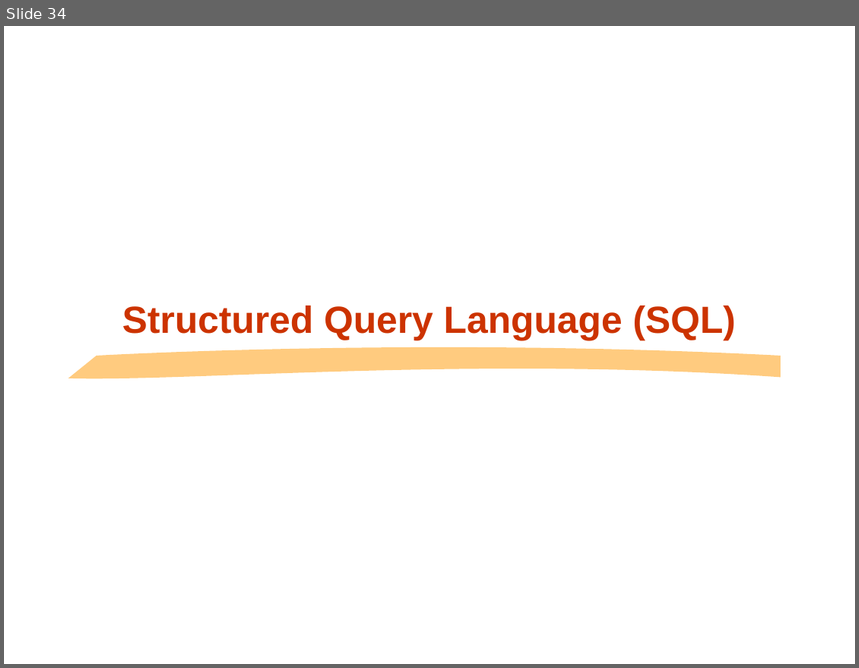
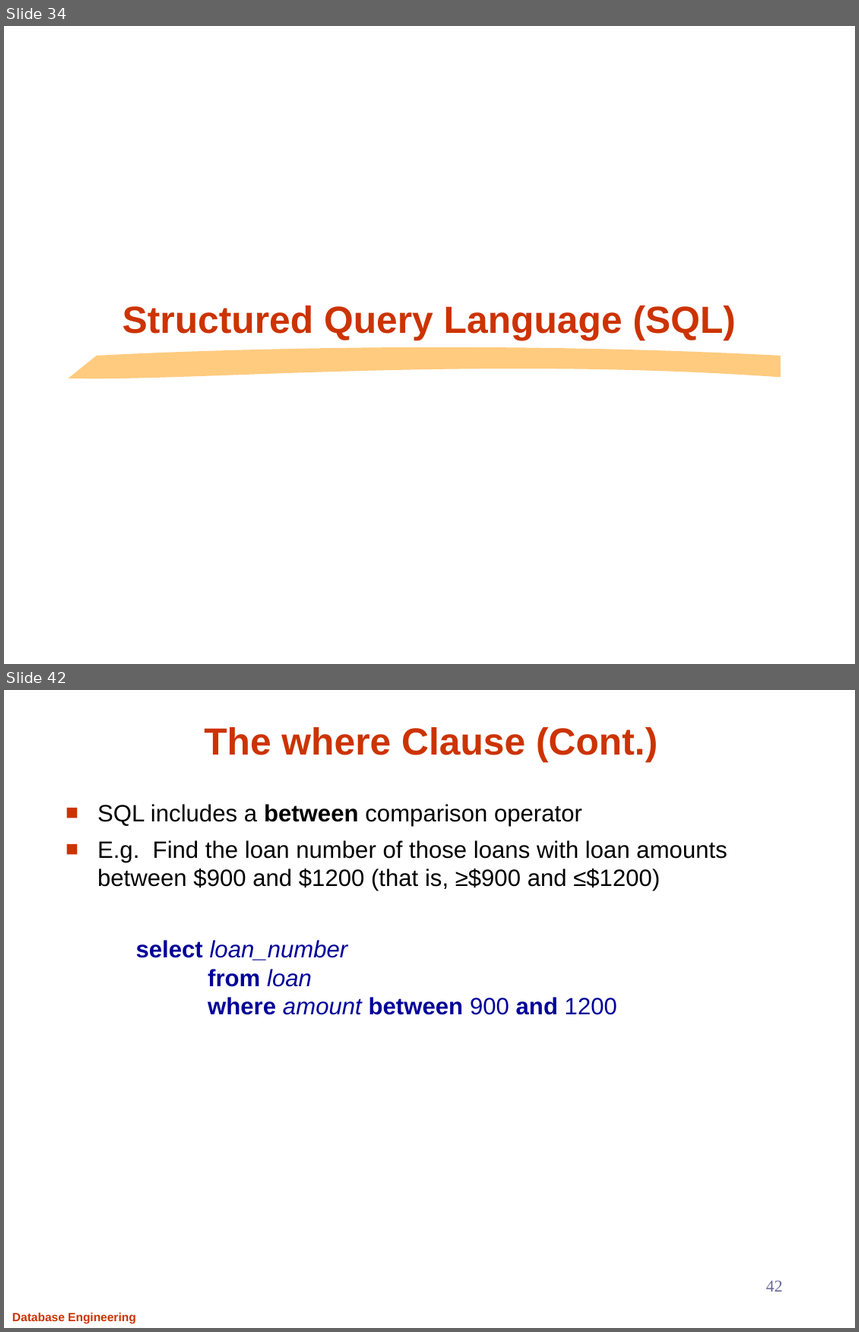
Before and after one commit to Aashishsharma/Learnings, a slide deck: RDBMS/DB.pptx. Shown one above the other, each under a label of ours: slide 34 before the commit, slides 34 and 42 after it; the slides between them are not shown. The pictures are 859x668 and 859x1332 pixels, drawn with LibreOffice and Linux fonts; fonts in the diff are those of the drawing; background and template pictures are left out. Boxes give left, top, right and bottom in pixels: in the first picture for what was removed or moved away, otherwise in the second. Text is boxed around its words. In the diff, an @@ line names an element or a change of style, - is before the commit and + after.

```diff
--- a/RDBMS/DB.pptx
+++ b/RDBMS/DB.pptx
@@ slide 42 added at (x1=4, y1=690, x2=855, y2=1328), background #FFFFFF @@
@@ title added at (x1=204, y1=727, x2=658, y2=763), 32 pt, text #CC3300, bold @@
+The where Clause (Cont.)
@@ text added at (x1=97, y1=804, x2=727, y2=891), 20 pt, text #000000 @@
+■ SQL includes a between comparison operator
+■ E.g. Find the loan number of those loans with loan amounts between $900 and $1200 (that is, ≥$900 and ≤$1200)
@@ text added at (x1=136, y1=940, x2=617, y2=1015), 20 pt, text #000099 @@
+select loan_number
+from loan
+where amount between 900 and 1200
@@ page number added at (x1=766, y1=1281, x2=783, y2=1292), 14 pt, text #666699 @@
+42
@@ text added at (x1=12, y1=1312, x2=136, y2=1324), 10 pt, text #CC3300, bold @@
+Database Engineering
```
Also in this commit, not shown: 66 other slides added, 1 other file.
